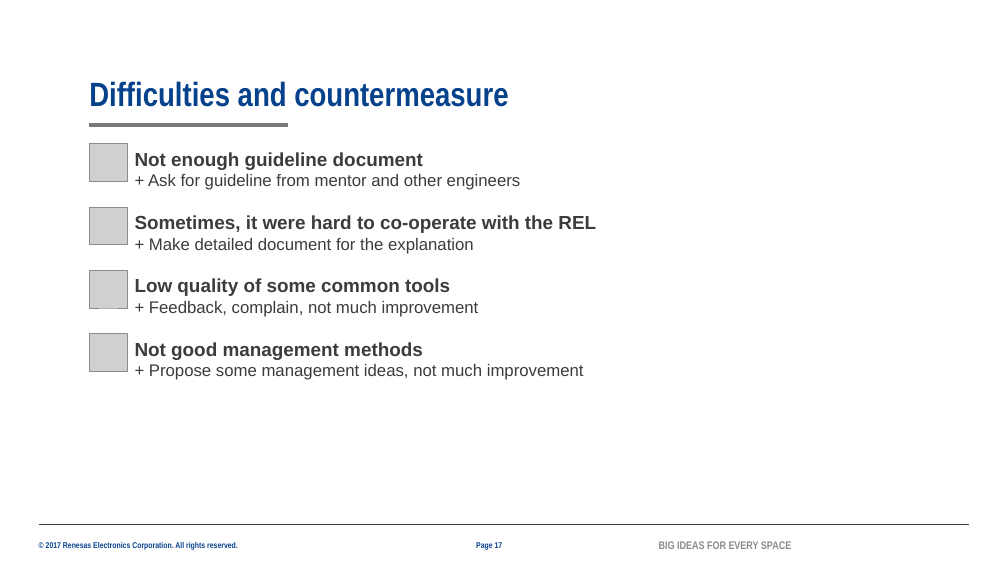
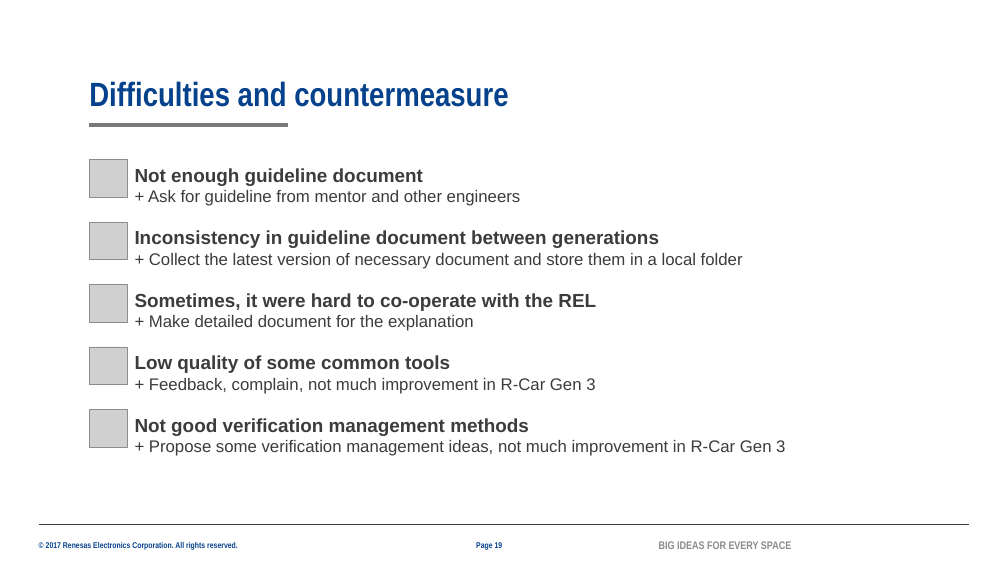
Before and after one commit to lesyhau/bridge, a slide deck: slide 19 of 2082_HauSyLe_PER_MentorMentee_26G.pptx (slide 17 before the commit). Drawn at 1008x567 pixels with LibreOffice and Linux fonts; fonts in the diff are those of the drawing; grey boxes stand for pictures; background and template pictures are left out. Boxes give left, top, right and bottom in pixels: in the first picture for what was removed or moved away, otherwise in the second. Text is boxed around its words. In the diff, an @@ line names an element or a change of style, - is before the commit and + after.

```diff
--- a/2082_HauSyLe_PER_MentorMentee_26G.pptx
+++ b/2082_HauSyLe_PER_MentorMentee_26G.pptx
@@ picture moved from (x1=89, y1=144, x2=127, y2=181) to (x1=89, y1=160, x2=127, y2=197) @@
@@ text "Not enough guideline document" moved from (x1=135, y1=152, x2=521, y2=190) to (x1=135, y1=168, x2=521, y2=206) @@
@@ picture removed at (x1=89, y1=207, x2=127, y2=245) @@
@@ picture added at (x1=89, y1=222, x2=127, y2=260) @@
@@ text added at (x1=135, y1=230, x2=743, y2=269), 16 pt, text #3C3C3B @@
+Inconsistency in guideline document between generations
++ Collect the latest version of necessary document and store them in a local folder
@@ picture removed at (x1=89, y1=270, x2=127, y2=308) @@
@@ picture added at (x1=89, y1=284, x2=127, y2=322) @@
@@ text "Sometimes, it were hard to ..." moved from (x1=135, y1=215, x2=596, y2=254) to (x1=135, y1=293, x2=596, y2=331) @@
@@ picture removed at (x1=89, y1=333, x2=127, y2=371) @@
@@ picture added at (x1=89, y1=347, x2=127, y2=385) @@
@@ text "Low quality of some common ..." moved from (x1=135, y1=278, x2=479, y2=317) to (x1=135, y1=355, x2=595, y2=394) @@
@@ text at (x1=149, y1=378, x2=595, y2=394): text changed @@
-+ Feedback, complain, not much improvement
++ Feedback, complain, not much improvement in R-Car Gen 3
@@ picture added at (x1=89, y1=410, x2=127, y2=448) @@
@@ text at (x1=135, y1=418, x2=785, y2=456): text changed @@
-Not good management methods
-+ Propose some management ideas, not much improvement
+Not good verification management methods
++ Propose some verification management ideas, not much improvement in R-Car Gen 3
@@ page number at (x1=476, y1=542, x2=503, y2=549): text changed @@
-Page 17
+Page 19
```
Also in this commit, not shown: 13 other slides changed, 3 slides added, 1 slide removed, 1 other file.
